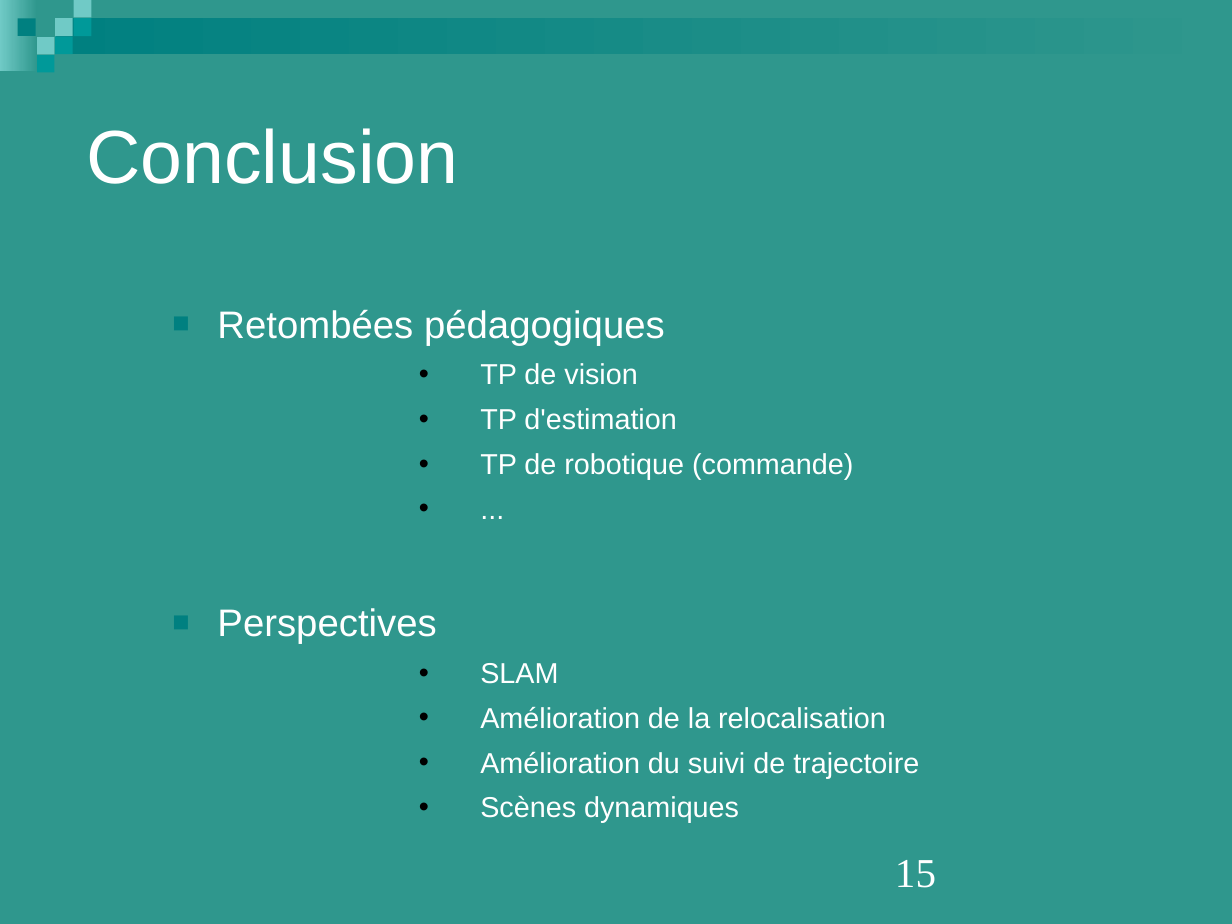
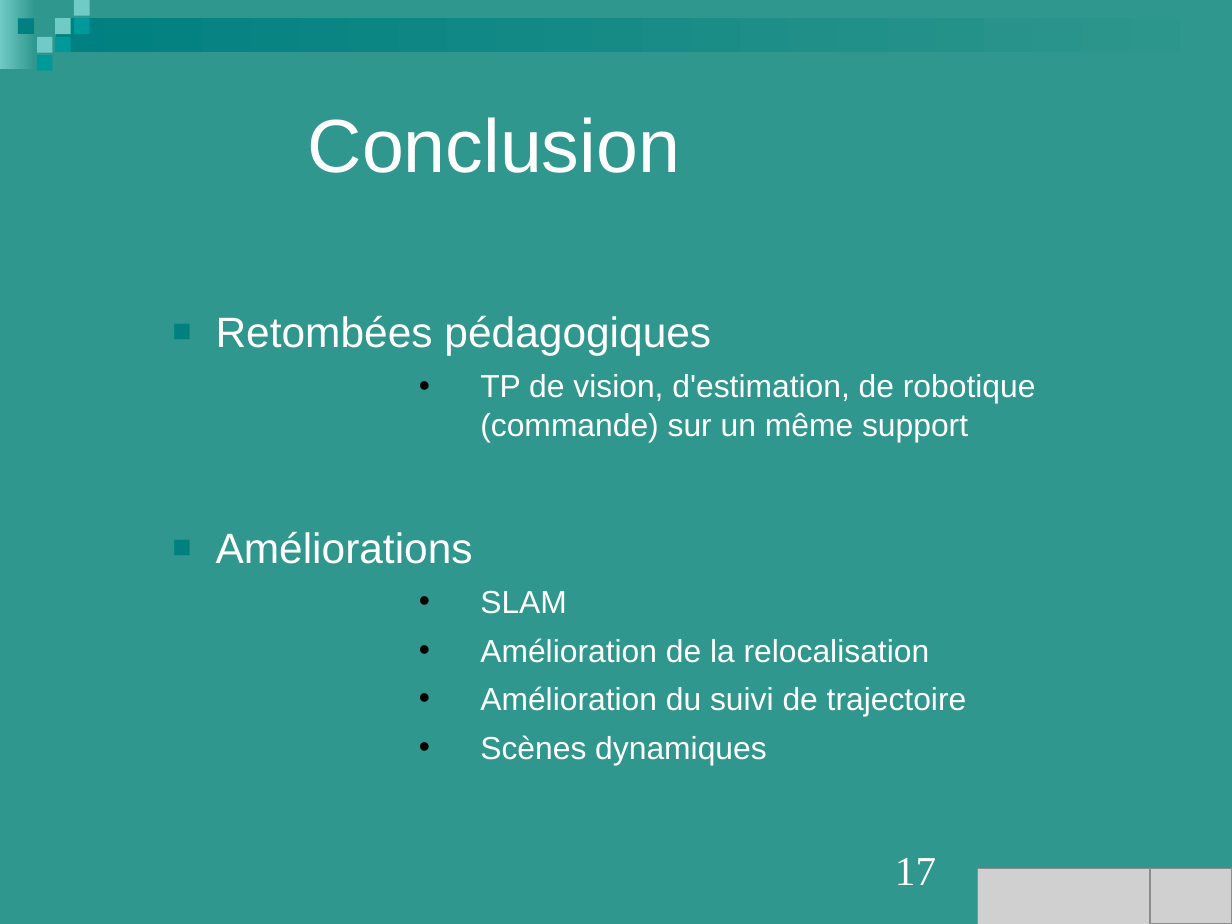
Before and after one commit to Projet-M2-TurtleBot-UPS/TurtleBot-doc, a slide deck: slide 17 of Livrables_2017-2018/Présentation.ppt (slide 15 before the commit). Drawn at 1232x924 pixels with LibreOffice and Linux fonts; fonts in the diff are those of the drawing; grey boxes stand for pictures. Boxes give left, top, right and bottom in pixels: in the first picture for what was removed or moved away, otherwise in the second. Text is boxed around its words. In the diff, an @@ line names an element or a change of style, - is before the commit and + after.

```diff
--- a/Livrables_2017-2018/Présentation.ppt
+++ b/Livrables_2017-2018/Présentation.ppt
@@ text "Conclusion": place and size @@
-text "Conclusion" at <box>86,128,458,184</box>
+text "Conclusion" at <box>308,117,680,173</box>
@@ text at <box>216,315,967,765</box>: size 22.4 to 24.8 pt in "Retombées pédagogiques"; size 16.8 to 18.6 pt in "SLAM", "Amélioration de la relocalisation", "Amélioration du suivi de trajectoire", "Scènes dynamiques"; indent changed @@
@@ text at <box>216,374,1036,564</box>: text changed; size 16.8 to 18.6 pt @@
-    • TP de vision
-    • TP d'estimation
-    • TP de robotique (commande)
-    • ...
-■ Perspectives
+    • TP de vision, d'estimation, de robotique (commande) sur un même support
+■ Améliorations
@@ page number at <box>895,858,936,885</box>: text changed @@
-15
+17
@@ picture added at <box>977,869,1149,924</box> @@
@@ picture added at <box>1149,869,1232,924</box> @@
```
Also in this commit, not shown: 5 other slides changed, 11 slides added, 9 slides removed, 1 other file.
